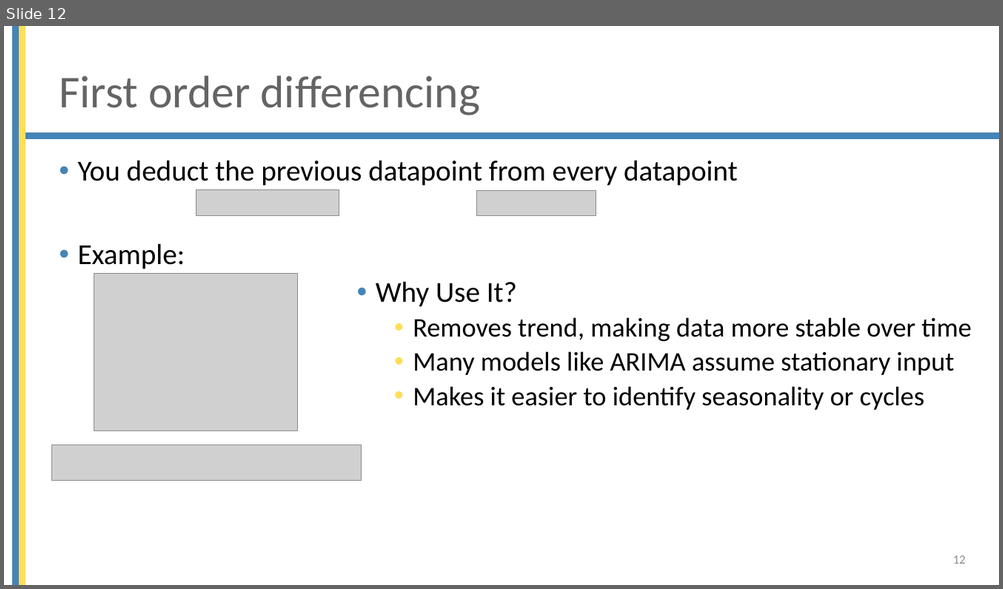
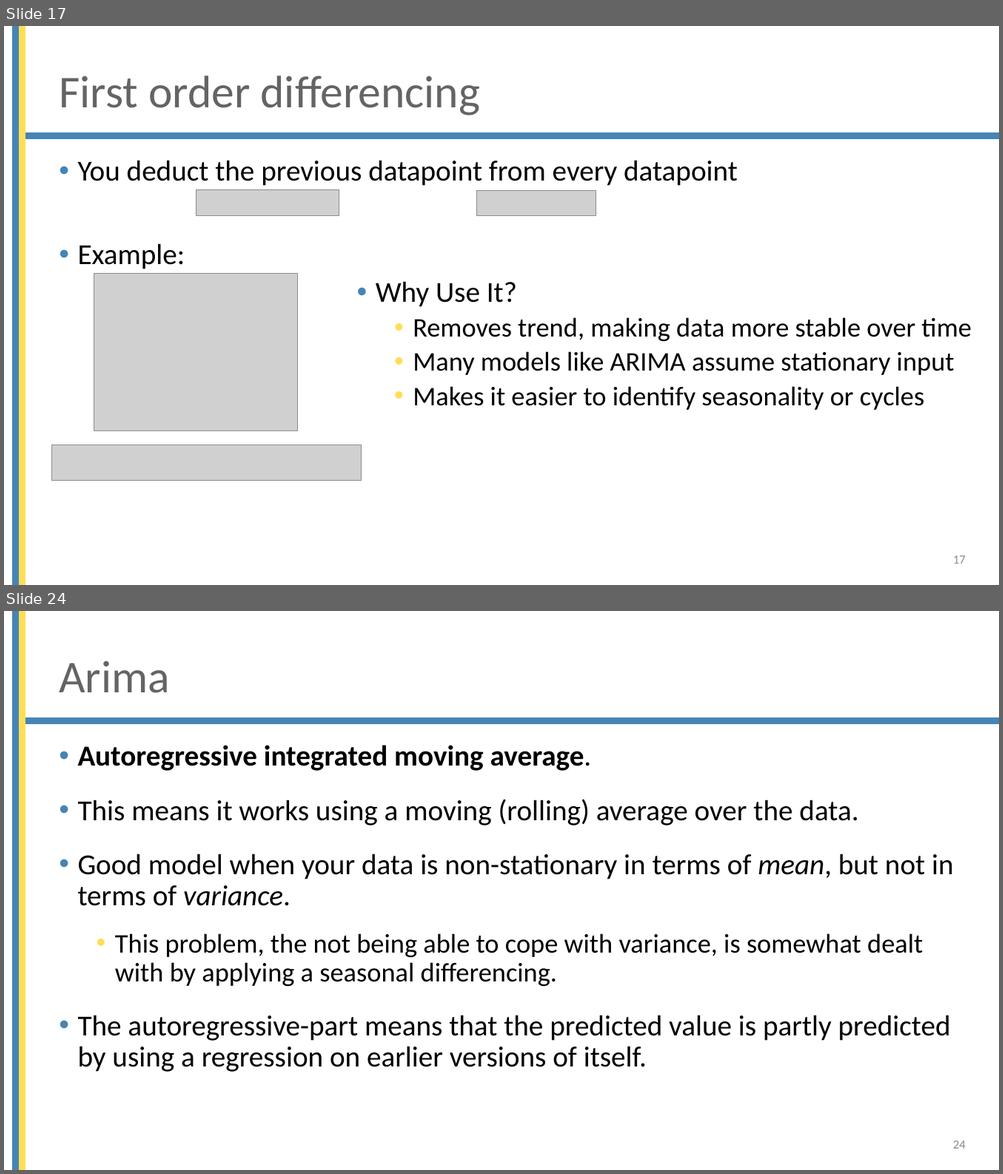
Before and after one commit to mjochen/Cello_AI, a slide deck: ppts/8 - Time series.pptx. Shown one above the other, each under a label of ours: slide 12 before the commit, slides 17 and 24 after it; the slides between them are not shown. The pictures are 1003x589 and 1003x1174 pixels, drawn with LibreOffice and Linux fonts; fonts in the diff are those of the drawing; grey boxes stand for pictures; background and template pictures are left out. Boxes give left, top, right and bottom in pixels: in the first picture for what was removed or moved away, otherwise in the second. Text is boxed around its words. In the diff, an @@ line names an element or a change of style, - is before the commit and + after.

```diff
--- a/ppts/8 - Time series.pptx
+++ b/ppts/8 - Time series.pptx
@@ slide 24 added at box(4, 611, 999, 1170), background #FFFFFF; not listed: 3 template elements that a slide beside it also shows @@
@@ title added at box(59, 661, 170, 693), 44 pt, text #646464 @@
+Arima
@@ text added at box(78, 745, 953, 1072), 28 pt, text #000000 @@
+• Autoregressive integrated moving average.
+• This means it works using a moving (rolling) average over the data.
+• Good model when your data is non-stationary in terms of mean, but not in terms of variance.
+  • This problem, the not being able to cope with variance, is somewhat dealt with by applying a seasonal differencing.
+• The autoregressive-part means that the predicted value is partly predicted by using a regression on earlier versions of itself.
@@ page number added at box(953, 1141, 965, 1149), 12 pt, text #8C8C8C @@
+24
@@ what was slide 12 is now slide 17 @@
@@ page number at box(953, 556, 965, 564): text changed @@
-12
+17
```
Also in this commit, not shown: 16 other slides added, 1 slide removed, 9 other files.
